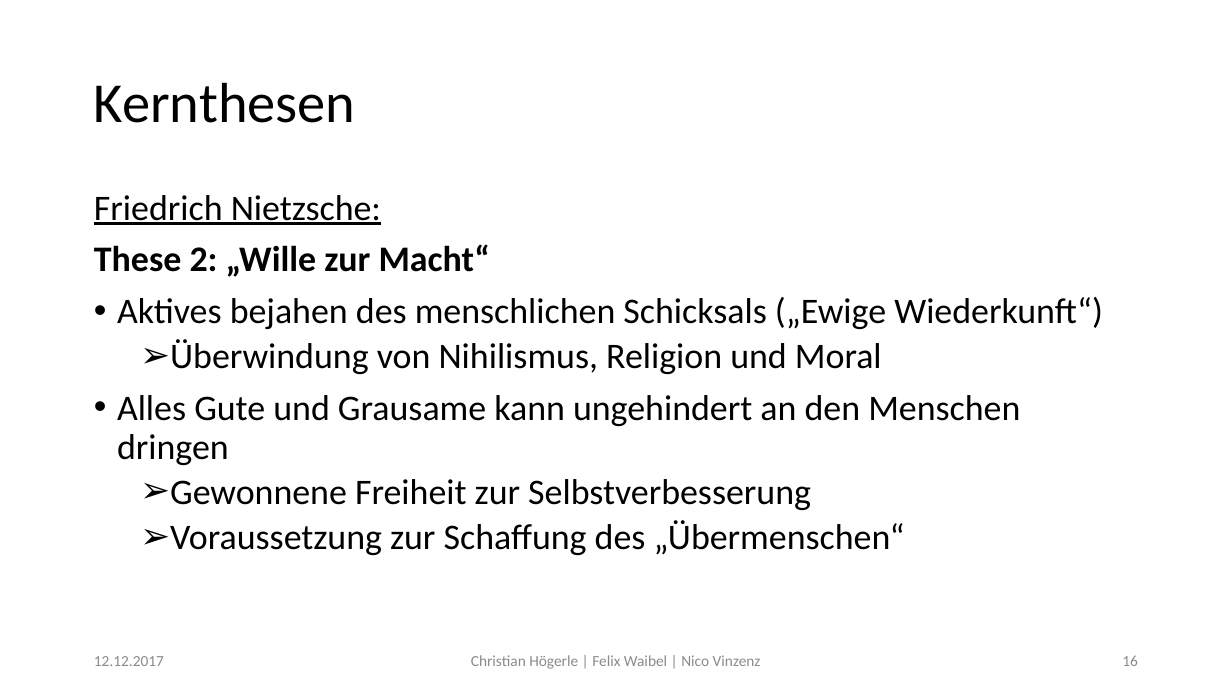
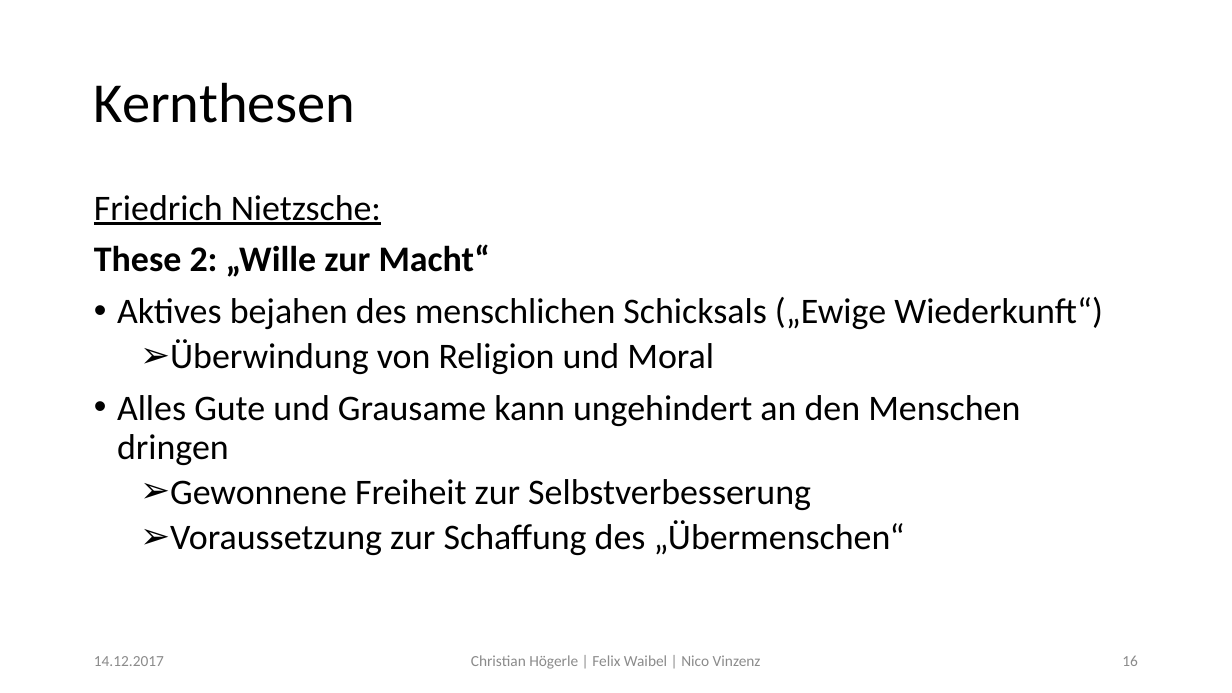
Before and after one commit to Fewa93/Berufsethik, a slide deck: slide 16 of Präsentation/Berufsethik.pptx. Drawn at 1232x693 pixels with LibreOffice and Linux fonts; fonts in the diff are those of the drawing. Boxes give left, top, right and bottom in pixels: in the first picture for what was removed or moved away, otherwise in the second. Text is boxed around its words. In the diff, an @@ line names an element or a change of style, - is before the commit and + after.

Commit message:
Nietzsche Kernthese kleine Anpassung

```diff
--- a/Präsentation/Berufsethik.pptx
+++ b/Präsentation/Berufsethik.pptx
@@ text at <box>170,339,714,374</box>: text changed @@
-  ➢ Überwindung von Nihilismus, Religion und Moral
+  ➢ Überwindung von Religion und Moral
@@ text at <box>94,656,164,666</box>: text changed @@
-12.12.2017
+14.12.2017
```
Also in this commit, not shown: 22 other slides changed.
